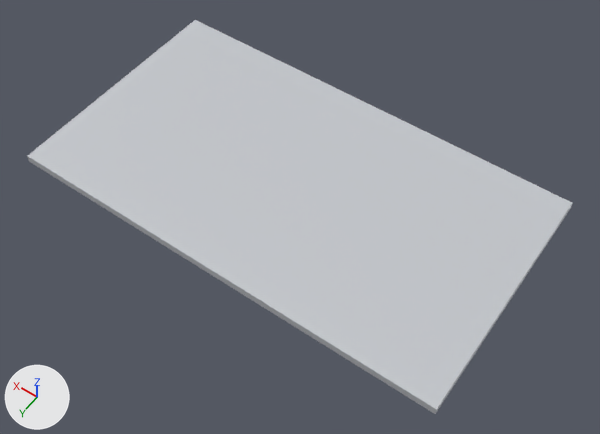
Before and after pictures for a commit that changed the glTF model internal/web/static/office/sets/modern/Light_CeilingPanel.gltf.
One viewpoint serves both versions: a 50 mm camera at (-1.81, 2.47, 3.56) aimed at (-0.12, 0.11, -0.15). Lighting does not change. The marker at lower left points along +X, +Y and +Z. The older version comes first.

The older version as bpy lines, for what is in view:
```python
mat_rs_bodydark = principled_material('RS_BodyDark')
mat_rs_bodydark.base_color = (0.552, 0.571, 0.604)  # light grey #c4c7cc
mat_rs_bodydark.roughness = 0.55
me_light_ceilingpanel = bpy.data.meshes.new('Light_CeilingPanel')
me_light_ceilingpanel.from_pydata(...)  # 48 vertices, 72 faces; spans x -1.35..1.35, y -0.75..0.75, z -0.06..0.0
# faces by material slot: [12, 12, 48]
me_light_ceilingpanel.materials.append(mat_rs_bodydark)  # light grey #c4c7cc
me_light_ceilingpanel.materials.append(mat_rs_lightpanel)  # white #ffffff, glowing pale yellow #fff6e8
me_light_ceilingpanel.materials.append(mat_rs_neon_accent)  # black #000000, glowing cyan #22e6ff
ob_light_ceilingpanel = bpy.data.objects.new('Light_CeilingPanel', me_light_ceilingpanel)
ob_light_ceilingpanel.location = (0.0, 0.0, 0.0)
```
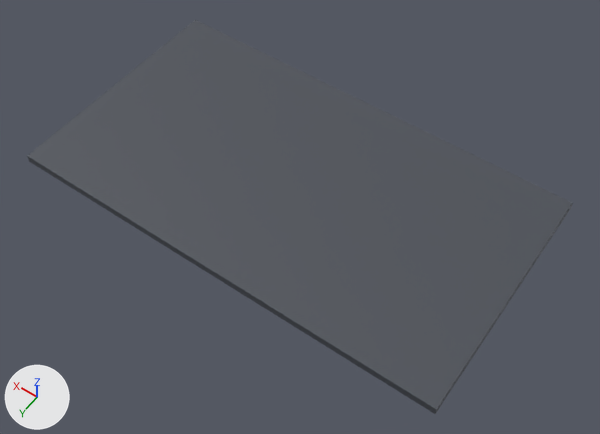
Boxes [x1, y1, x2, y2] around the edits, measured in the pictures (600 x 434 px):
'Light_CeilingPanel', recoloured (light grey to dark grey): [27, 20, 573, 414] in both

Edits to the bpy script that builds the scene:
```text
Change mat_rs_bodydark:
    mat_rs_bodydark.base_color: (0.552, 0.571, 0.604) -> (0.0704, 0.0782, 0.0953)  # light grey #c4c7cc -> dark grey #4b4f57
```
